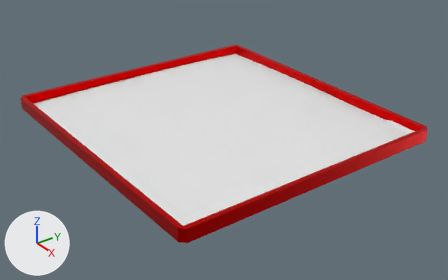
Renders of the Blender file Scene 3/scene3.blend from each side of a commit.
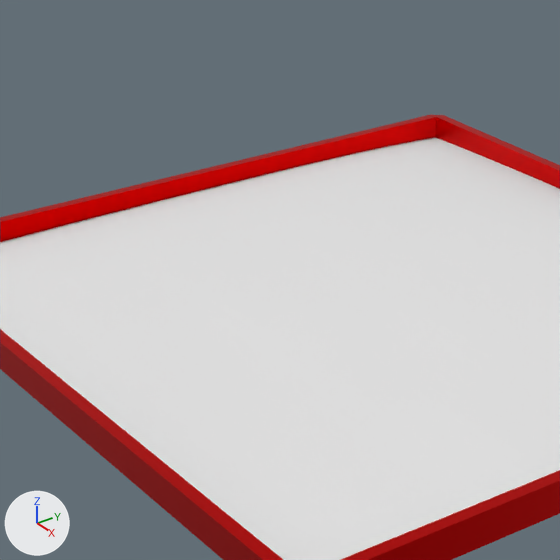
There are two pictures of each version: one whole from a 50 mm lens placed at (80.7, -61.5, 43.6), pointed at (10.4, -10.2, -1.4), one close up on the part from 14% to 63% of the width and 0% to 79% of the height. Every picture has the same lights, and +X, +Y and +Z are marked at lower left.
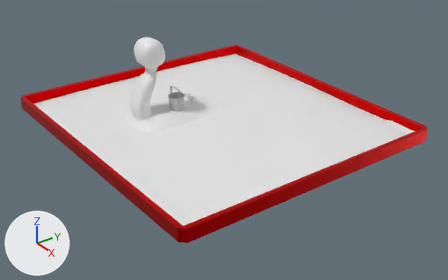
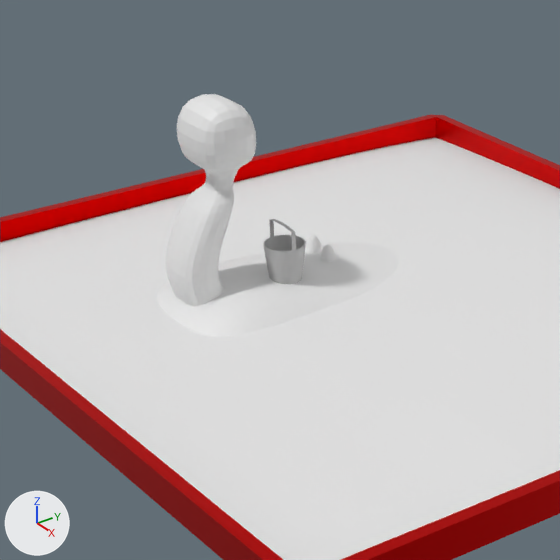
Where the change shows, as pixel boxes [x1, y1, x2, y2] in the close-ups (560 x 560 px):
'Cube', added: after [165, 94, 336, 306]
'Plane.001', added: after [157, 243, 398, 337]
'Circle', added: after [263, 219, 306, 284]

Patch to the scene script:
```diff
--- a/Scene 3/scene3.blend.py
+++ b/Scene 3/scene3.blend.py
@@ mat_material_002 @@
+mat_material_002 = principled_material('Material.002')
+mat_material_002.base_color = (0.5, 0.5, 0.5)  # grey #bcbcbc
@@ me_circle @@
+me_circle.from_pydata(...)  # 4770 vertices, 4768 faces; spans x -1.33..1.33, y -1.33..1.33, z 0.0..3.89
+me_circle.materials.append(mat_material_002)  # grey #bcbcbc
@@ me_plane_001 @@
+me_plane_001.from_pydata(...)  # 961 vertices, 896 faces; spans x -1.33..2.15, y -1.76..4.1, z -1.37..-0.03
+me_plane_001.materials.append(mat_acg_ground054_2k_png)  # its picture is missing
@@ me_cube @@
+me_cube.from_pydata(...)  # 88 vertices, 86 faces; spans x -1.7..3.5, y -1.0..11.2, z -2.2..13.6
@@ ob_circle @@
+ob_circle = bpy.data.objects.new('Circle', me_circle)
+ob_circle.location = (3.04, -14.17, 2.07)
@@ ob_plane_001 @@
+ob_plane_001 = bpy.data.objects.new('Plane.001', me_plane_001)
+ob_plane_001.location = (-0.24, -16.5, 2.58)
+ob_plane_001.scale = (3.92, 3.92, 3.92)
@@ ob_cube @@
+ob_cube = bpy.data.objects.new('Cube', me_cube)
+ob_cube.location = (0.0, -20.26, 0.64)
+_m = ob_cube.modifiers.new('Subdivision', 'SUBSURF')
+_m = ob_cube.modifiers.new('Bevel', 'BEVEL')
+_m.width = 0.28
+_m.width_pct = 0.28
+_m.segments = 6
```
